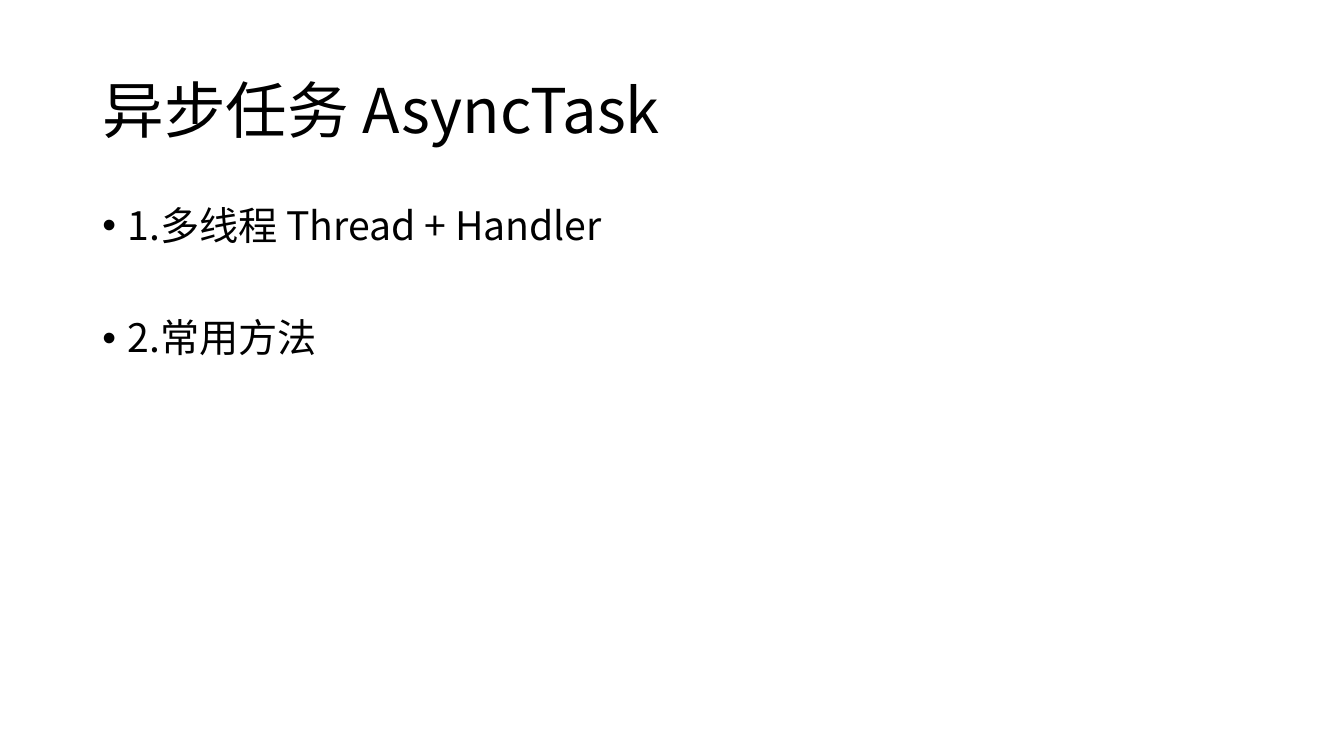
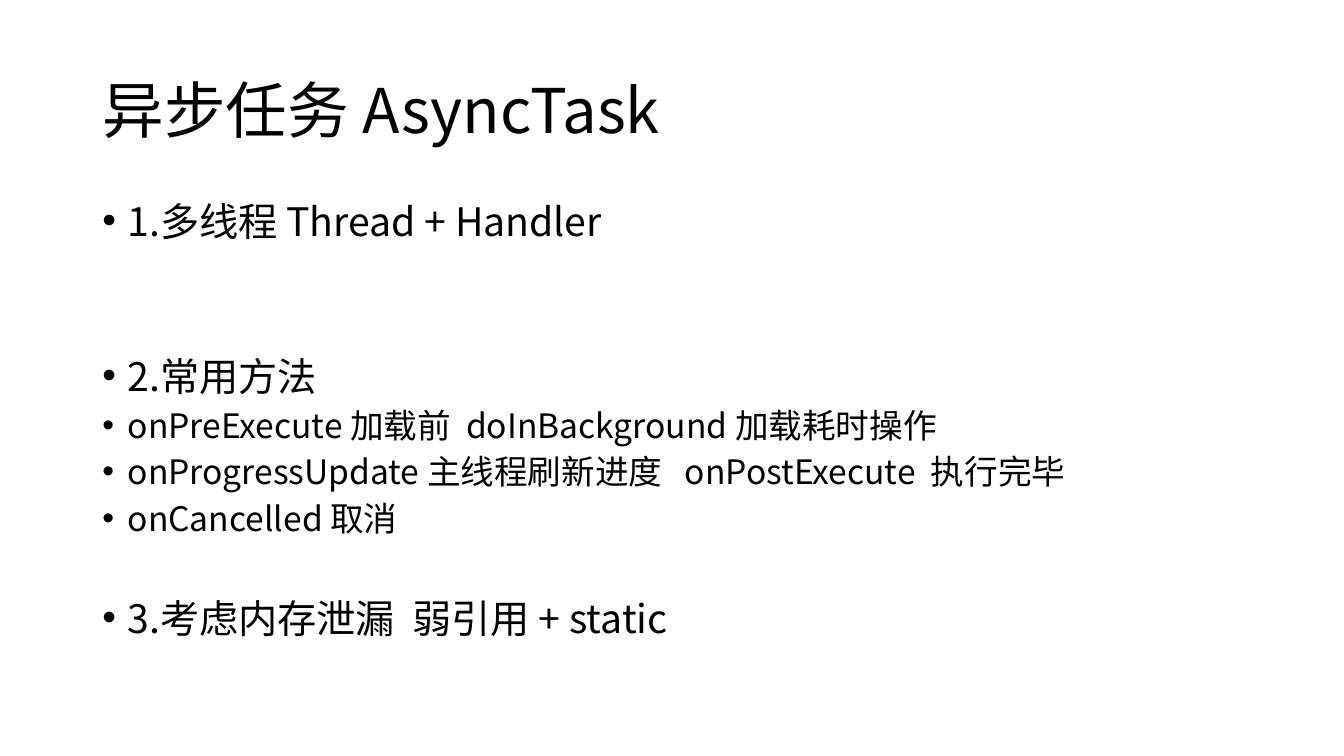
Before and after one commit to guanzhen-yun/firstapp, a slide deck: slide 33 of android开发教程.pptx. Drawn at 1344x756 pixels with LibreOffice and Linux fonts; fonts in the diff are those of the drawing. Boxes give left, top, right and bottom in pixels: in the first picture for what was removed or moved away, otherwise in the second. Text is boxed around its words. In the diff, an @@ line names an element or a change of style, - is before the commit and + after.

```diff
--- a/android开发教程.pptx
+++ b/android开发教程.pptx
@@ text at [128, 203, 602, 394]: line spacing 0.9 to 0.8 @@
@@ text at [128, 409, 1065, 637]: paragraphs added @@
+• onPreExecute 加载前 doInBackground 加载耗时操作
+• onProgressUpdate 主线程刷新进度 onPostExecute 执行完毕
+• onCancelled 取消
+• 3.考虑内存泄漏 弱引用 + static
```
Also in this commit, not shown: 3 other slides changed, 8 other files.
